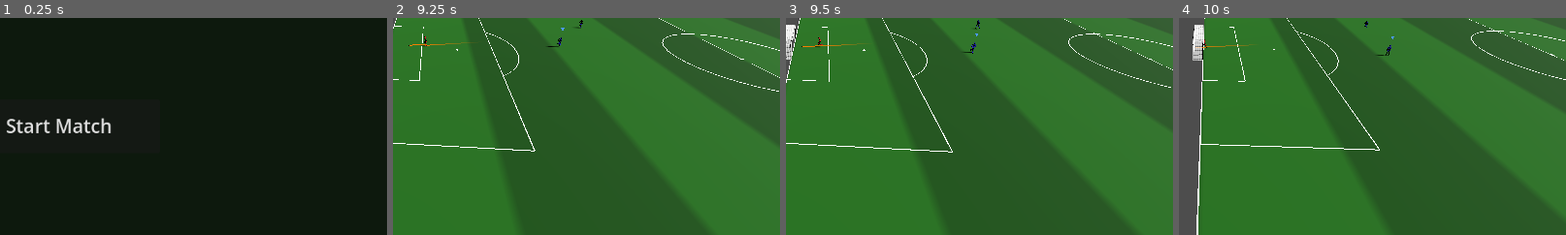
Above: before the commit, frames 1-4 (left to right).
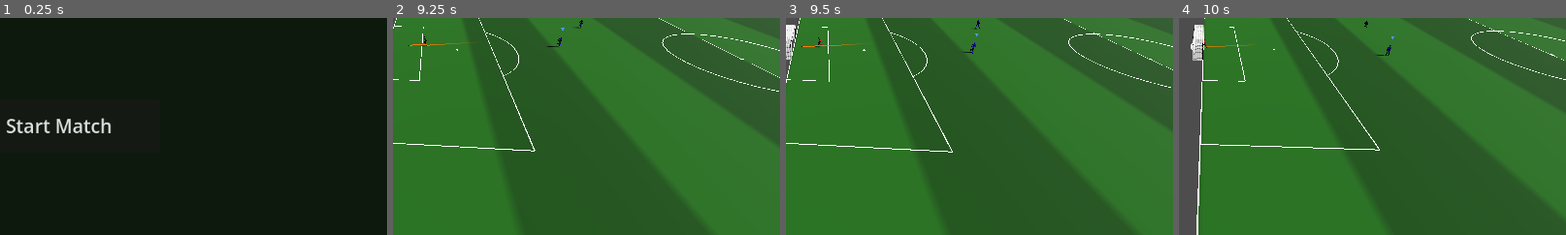
Above: after the commit, the same moments.

Repository: Churikov0112/open_football
Game: Godot game, scene res://scenes/main_menu.tscn
Same seed, same stepped clock (60 frames per second), same inputs: the game is played once before the commit and once after it.
Inputs (mouse positions are % of the whole screen's width and height, from its top left):
- Up to frame 1 (0.25 s): no input
- Up to frame 2 (9.25 s): click "Start Match" at 0.5 s; move the mouse to (45, 70) at 1.27 s; hold Up (move_forward) 1.28-2 s; hold E (combo_curl) 1.28-2 s; click (45, 70) at 1.42 s; drag from (80, 65) to (45, 70) at 2.02 s; move the mouse to (20, 35) at 2.77 s; hold Left (move_left) 2.78-3.5 s; hold D (kick) 2.78-3.5 s; drag from (55, 50) to (20, 35) at 3.52 s; move the mouse to (35, 25) at 4.27 s; hold Down (move_back) 4.28-5 s; tap X (pass_short) at 4.35 s; drag from (72, 45) to (35, 25) at 5.02 s; move the mouse to (30, 55) at 5.77 s; hold Up (move_forward) 5.78-6.5 s; hold Shift (sprint) 5.78-6.5 s; click (30, 55) at 5.92 s; drag from (60, 28) to (30, 55) at 6.52 s; move the mouse to (45, 70) at 7.27 s; hold Right (move_right) 7.28-8 s; hold Q (combo_modifier) 7.28-8 s; drag from (80, 65) to (45, 70) at 8.02 s; move the mouse to (20, 35) at 8.77 s; hold Down (move_back) from 8.78 s (still down); tap A (pass_lob) at 8.85 s
- Up to frame 3 (9.5 s): keep holding Down (move_back)
- Up to frame 4 (10 s): release Down (move_back) at 9.5 s; drag from (55, 50) to (20, 35) at 9.52 s
The pictures show only the part of the screen within x 48-98%, y 43-93%; the shares and areas given below are measured in that part.

Frames 1-3 are identical in both runs. In frame 4, 0.1% of the frame differs, in the area x 3-7%, y 3-20%.

Commit message:
feat(net): soft constraint stiffness (NET_STIFFNESS) so the net wobbles freely again

Diff:
--- a/scripts/data/football_constants.gd
+++ b/scripts/data/football_constants.gd
@@ -341,9 +341,10 @@
 const NET_GRAVITY := 9.8           # ускорение провисания сетки (м/с²)
 const NET_DAMPING := 0.98          # затухание скорости узла за шаг Verlet
 const NET_SPRING_STIFFNESS := 400.0 # жёсткость структурных пружин
-const NET_SHAPE_RETURN := 8.0      # тяга узла к исходной форме (снижено с 40, чтобы был виден провис от slack)
+const NET_SHAPE_RETURN := 3.0      # тяга к исходной форме (снижено с 8, чтобы колыхание было свободнее)
 const NET_SIM_STEP := 0.016        # dt шага симуляции (с)
-const NET_CONSTRAINT_ITERATIONS := 4   # проходов relaxation нерастяжимости за шаг (больше = жёстче ткань)
+const NET_CONSTRAINT_ITERATIONS := 2   # проходов relaxation за шаг (снижено с 4 — мягче/живее)
+const NET_STIFFNESS := 0.2         # жёсткость связей 0..1: НИЗ = сетка свободно колышется/пружинит, 1.0 = жёсткая (стена)
 const NET_SLACK := 0.9              # запас материала сетки (1.0 = барабан, меньше = провисает свободнее)
 const NET_BALL_RADIUS := 0.6       # радиус влияния мяча на узлы (м)
 const NET_BALL_VEL_SCALE := 0.4    # множитель толчка от скорости мяча (было 0.3)
--- a/scripts/match/goal_net.gd
+++ b/scripts/match/goal_net.gd
@@ -28,6 +28,7 @@
 		"ball_force": C.NET_BALL_FORCE,
 		"ball_min_speed": C.NET_BALL_MIN_SPEED,
 		"constraint_iterations": C.NET_CONSTRAINT_ITERATIONS,
+		"constraint_stiffness": C.NET_STIFFNESS,
 	}
 	_mat = StandardMaterial3D.new()
 	_mat.albedo_color = Color(1, 1, 1, 0.55)
--- a/scripts/match/net_sim.gd
+++ b/scripts/match/net_sim.gd
@@ -97,6 +97,7 @@
 	var ball_force: float = p["ball_force"]
 	var ball_min_speed: float = p["ball_min_speed"]
 	var constraint_iterations: int = p["constraint_iterations"]
+	var constraint_stiffness: float = p["constraint_stiffness"]
 
 	var force := PackedVector3Array()
 	force.resize(n)
@@ -150,7 +151,7 @@
 			var cdist := cd.length()
 			if cdist <= 0.00001:
 				continue
-			var corr := cd * ((cdist - rest_len[ek]) / cdist)
+			var corr := cd * ((cdist - rest_len[ek]) / cdist) * constraint_stiffness
 			if a_pinned:
 				pos[cb] = pos[cb] + corr
 			elif b_pinned:
--- a/tests/check_net_sim.gd
+++ b/tests/check_net_sim.gd
@@ -66,6 +66,17 @@
 			return i
 	return -1
 
+func _max_edge_stretch(net: Dictionary) -> float:
+	var ed: PackedInt32Array = net["edges"]
+	var rl: PackedFloat32Array = net["rest_len"]
+	var m := 0.0
+	for k in range(ed.size() / 2):
+		var cur: float = net["pos"][ed[k * 2]].distance_to(net["pos"][ed[k * 2 + 1]])
+		var st: float = absf(cur - rl[k]) / rl[k]
+		if st > m:
+			m = st
+	return m
+
 func _test_integrate() -> void:
 	# Гравитация: свободный узел проседает ниже rest; закреплённые не двигаются.
 	var net := NetSim.build_box_net(7.32, 2.44, 1.5, 4, 3, 2)
@@ -79,7 +90,7 @@
 	var gp := {
 		"gravity": 50.0, "damping": 0.9, "stiffness": 0.0, "shape_return": 0.0,
 		"ball_radius": 1.0, "ball_vel_scale": 0.0, "ball_force": 0.0,
-		"ball_min_speed": 0.0, "constraint_iterations": 0,
+		"ball_min_speed": 0.0, "constraint_iterations": 0, "constraint_stiffness": 1.0,
 	}
 	for _s in range(30):
 		NetSim.integrate(net, Vector3(0, -1000, 0), 0.0, gp, 0.1)
@@ -95,7 +106,7 @@
 	var bp := {
 		"gravity": 0.0, "damping": 0.9, "stiffness": 0.0, "shape_return": 0.0,
 		"ball_radius": 1.0, "ball_vel_scale": 0.5, "ball_force": 100.0,
-		"ball_min_speed": 0.0, "constraint_iterations": 0,
+		"ball_min_speed": 0.0, "constraint_iterations": 0, "constraint_stiffness": 1.0,
 	}
 	for _s2 in range(5):
 		NetSim.integrate(net2, ball_local, 5.0, bp, 0.1)
@@ -109,7 +120,7 @@
 	var sp := {
 		"gravity": 0.0, "damping": 0.9, "stiffness": 0.0, "shape_return": 20.0,
 		"ball_radius": 1.0, "ball_vel_scale": 0.5, "ball_force": 100.0,
-		"ball_min_speed": 1.5, "constraint_iterations": 0,
+		"ball_min_speed": 1.5, "constraint_iterations": 0, "constraint_stiffness": 1.0,
 	}
 	for _s3 in range(20):
 		NetSim.integrate(net3, ball_at, 0.0, sp, 0.1)
@@ -120,7 +131,7 @@
 	var cp := {
 		"gravity": 30.0, "damping": 0.9, "stiffness": 0.0, "shape_return": 0.0,
 		"ball_radius": 0.001, "ball_vel_scale": 0.0, "ball_force": 0.0,
-		"ball_min_speed": 0.0, "constraint_iterations": 5,
+		"ball_min_speed": 0.0, "constraint_iterations": 5, "constraint_stiffness": 1.0,
 	}
 	for _s4 in range(60):
 		NetSim.integrate(net4, Vector3(0, -100, 0), 0.0, cp, 0.03)
@@ -133,3 +144,21 @@
 		if st > max_stretch:
 			max_stretch = st
 	_expect(max_stretch < 0.06, "edges stay near rest length under load (max stretch %.3f)" % max_stretch)
+
+	# constraint_stiffness регулирует свободу: мягкие связи дают заметно больше провиса/растяжения.
+	var base_p := {
+		"gravity": 30.0, "damping": 0.9, "stiffness": 0.0, "shape_return": 0.0,
+		"ball_radius": 0.001, "ball_vel_scale": 0.0, "ball_force": 0.0,
+		"ball_min_speed": 0.0, "constraint_iterations": 2,
+	}
+	var net_stiff := NetSim.build_box_net(7.32, 2.44, 1.5, 4, 3, 2)
+	var net_soft := NetSim.build_box_net(7.32, 2.44, 1.5, 4, 3, 2)
+	var p_stiff := base_p.duplicate()
+	p_stiff["constraint_stiffness"] = 1.0
+	var p_soft := base_p.duplicate()
+	p_soft["constraint_stiffness"] = 0.15
+	for _sc in range(60):
+		NetSim.integrate(net_stiff, Vector3(0, -100, 0), 0.0, p_stiff, 0.03)
+		NetSim.integrate(net_soft, Vector3(0, -100, 0), 0.0, p_soft, 0.03)
+	_expect(_max_edge_stretch(net_soft) > _max_edge_stretch(net_stiff),
+		"softer constraint_stiffness gives more edge freedom")
